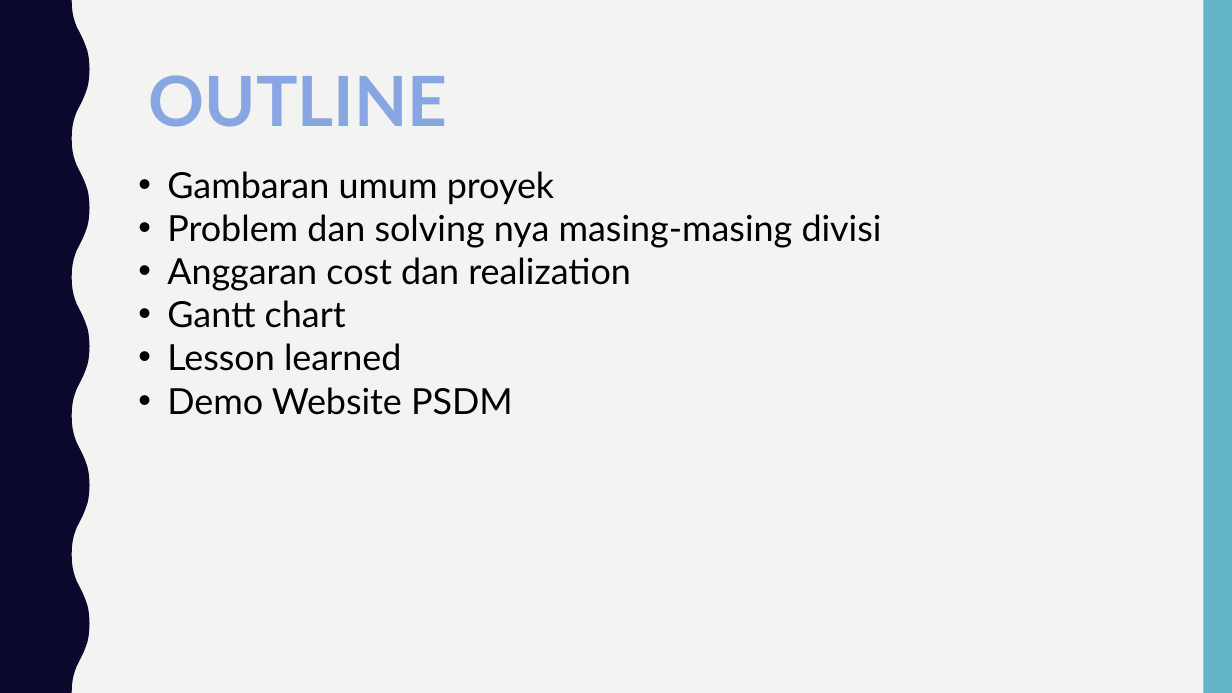
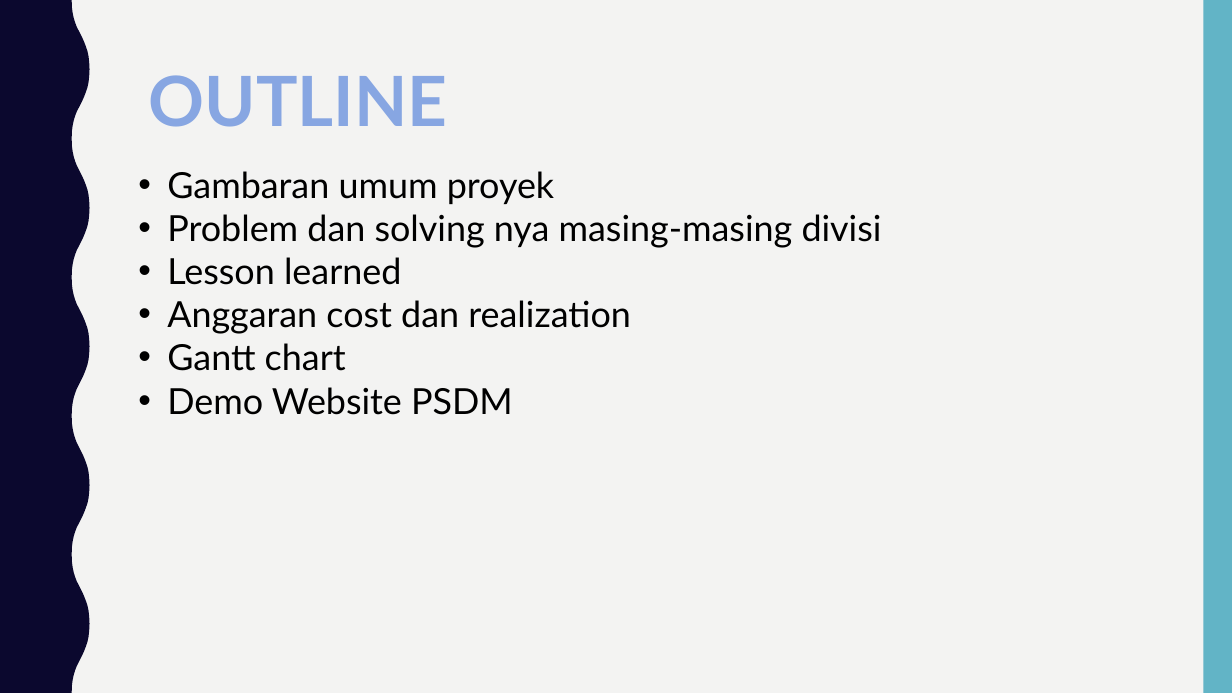
Before and after one commit to Manpro9/9Pro, a slide deck: slide 3 of Folder Non Coding/Slide Presentasi Final.pptx. Drawn at 1232x693 pixels with LibreOffice and Linux fonts; fonts in the diff are those of the drawing. Boxes give left, top, right and bottom in pixels: in the first picture for what was removed or moved away, otherwise in the second. Text is boxed around its words. In the diff, an @@ line names an element or a change of style, - is before the commit and + after.

```diff
--- a/Folder Non Coding/Slide Presentasi Final.pptx
+++ b/Folder Non Coding/Slide Presentasi Final.pptx
@@ text at [167, 257, 401, 285]: paragraph added @@
+• Lesson learned
@@ text at [167, 343, 401, 371]: paragraph removed @@
-• Lesson learned
```
Also in this commit, not shown: 4 other slides changed, 1 slide added, 2 slides removed.
